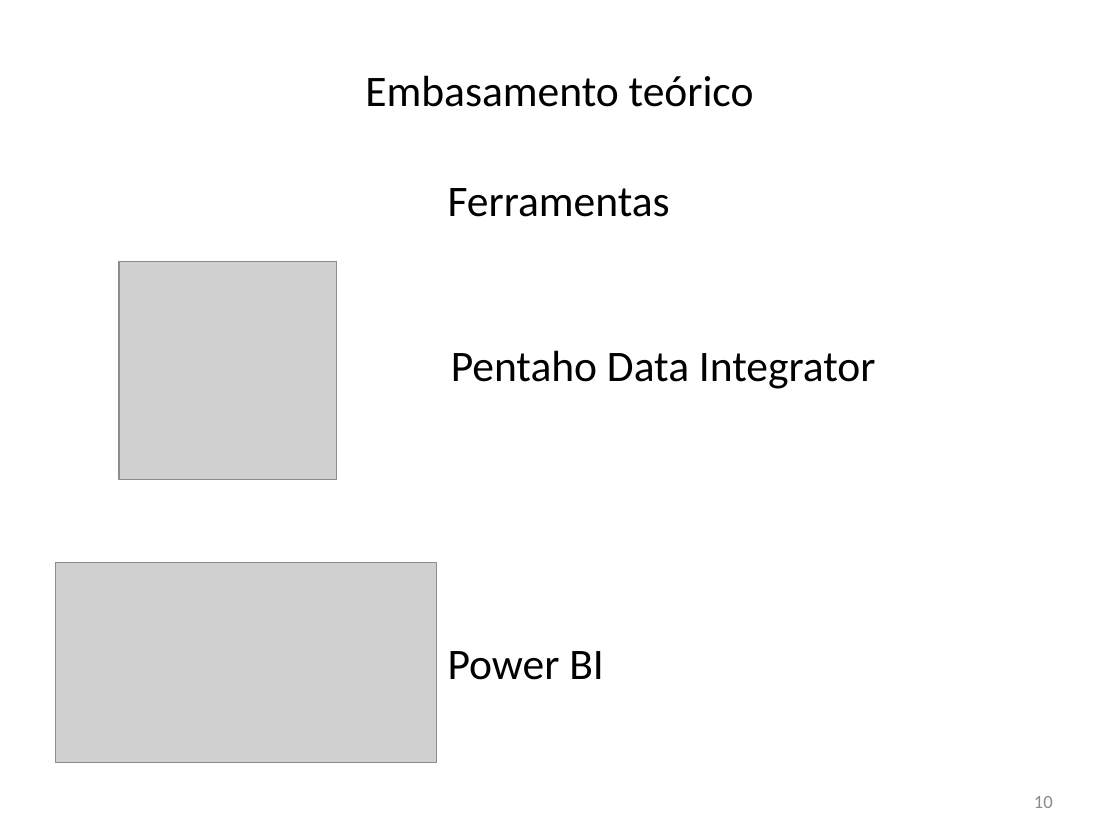
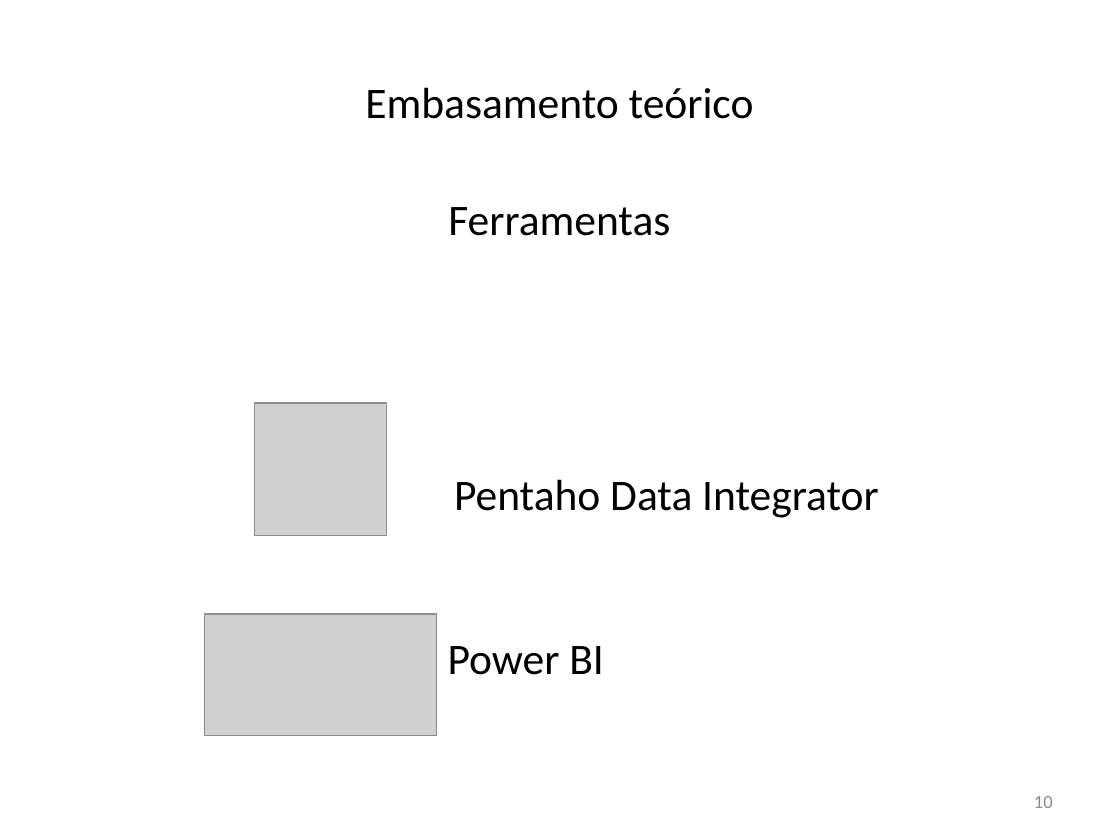
Before and after one commit to krieggerms/Analise-da-Insercao-do-Aluno-Negro-com-BI, a slide deck: slide 10 of APRESENTAÇÃO TCC.pptx. Drawn at 1120x840 pixels with LibreOffice and Linux fonts; fonts in the diff are those of the drawing; grey boxes stand for pictures; background and template pictures are left out. Boxes give left, top, right and bottom in pixels: in the first picture for what was removed or moved away, otherwise in the second. Text is boxed around its words. In the diff, an @@ line names an element or a change of style, - is before the commit and + after.

```diff
--- a/APRESENTAÇÃO TCC.pptx
+++ b/APRESENTAÇÃO TCC.pptx
@@ title "Embasamento teórico": place and size @@
-title "Embasamento teórico" at bbox=[365, 75, 754, 107]
+title "Embasamento teórico" at bbox=[365, 87, 754, 119]
@@ text "Ferramentas": place and size @@
-text "Ferramentas" at bbox=[448, 188, 670, 217]
+text "Ferramentas" at bbox=[448, 207, 670, 236]
@@ picture removed at bbox=[119, 261, 337, 479] @@
@@ picture added at bbox=[254, 403, 386, 535] @@
@@ text "Pentaho Data Integrator": place and size @@
-text "Pentaho Data Integrator" at bbox=[451, 350, 876, 389]
+text "Pentaho Data Integrator" at bbox=[454, 479, 879, 518]
@@ picture: place and size @@
-picture at bbox=[55, 562, 437, 763]
+picture at bbox=[205, 614, 437, 736]
@@ text "Power BI": place and size @@
-text "Power BI" at bbox=[448, 651, 604, 680]
+text "Power BI" at bbox=[448, 646, 604, 675]
```
Also in this commit, not shown: 16 other slides changed, 1 other file.
